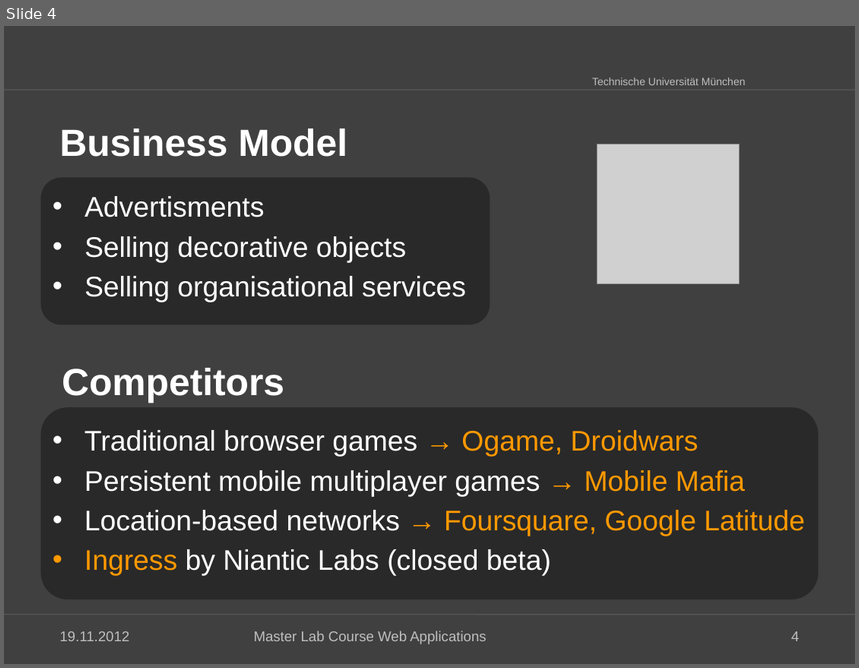
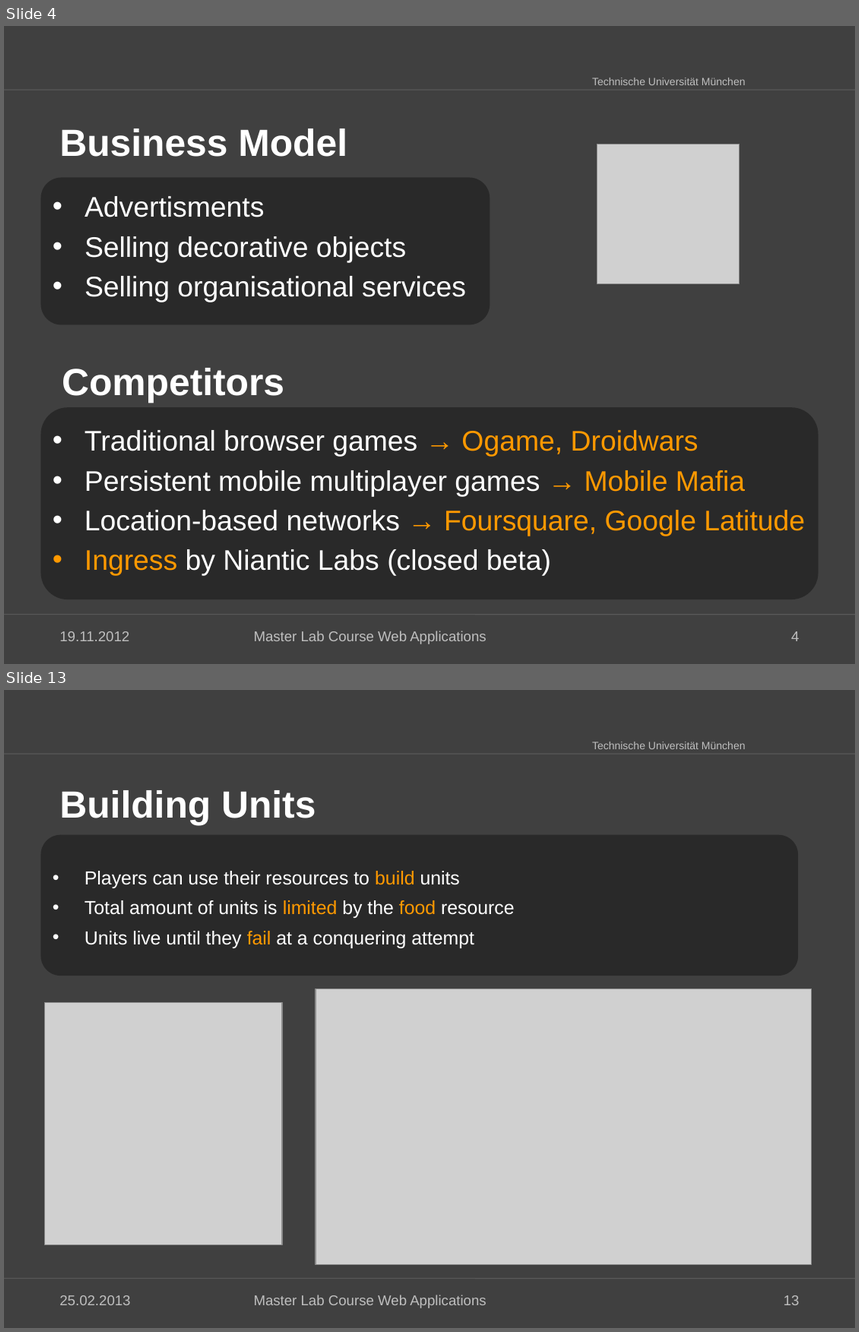
Before and after one commit to kneczaj/pi-puppids, a slide deck: docs/group4_Final_Presentation.pptx. Shown one above the other, each under a label of ours: slide 4 before the commit, slides 4 and 13 after it; the slides between them are not shown. The pictures are 859x668 and 859x1332 pixels, drawn with LibreOffice and Linux fonts; fonts in the diff are those of the drawing; grey boxes stand for pictures; background and template pictures are left out. Boxes give left, top, right and bottom in pixels: in the first picture for what was removed or moved away, otherwise in the second. Text is boxed around its words. In the diff, an @@ line names an element or a change of style, - is before the commit and + after.

```diff
--- a/docs/group4_Final_Presentation.pptx
+++ b/docs/group4_Final_Presentation.pptx
@@ slide 13 added at bbox=[4, 690, 855, 1328], background #404040; not listed: 3 template elements that a slide beside it also shows @@
@@ title added at bbox=[59, 790, 316, 825], 32 pt, text #FFFFFF, bold @@
+Building Units
@@ rounded rectangle added at bbox=[40, 834, 798, 976], fill #292929 @@
@@ text added at bbox=[85, 871, 515, 948], 16 pt, text #FFFFFF @@
+• Players can use their resources to build units
+• Total amount of units is limited by the food resource
+• Units live until they fail at a conquering attempt
@@ picture added at bbox=[45, 1002, 282, 1245] @@
@@ picture added at bbox=[316, 989, 812, 1265] @@
@@ text added at bbox=[59, 1296, 130, 1306], 12 pt, text #BFBFBF @@
+25.02.2013
@@ text added at bbox=[254, 1295, 486, 1309], 12 pt, text #BFBFBF @@
+Master Lab Course Web Applications
@@ page number added at bbox=[784, 1296, 800, 1306], 12 pt, text #BFBFBF @@
+13
```
Also in this commit, not shown: 2 slides changed, 7 other slides added, 8 other files.
